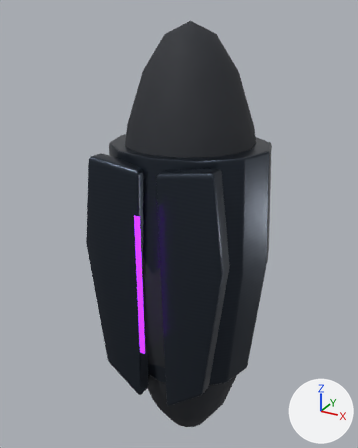
A saved change to the Blender file ArtSource/Heroes/VoidKnight/Modules/Cuisse_R.blend.
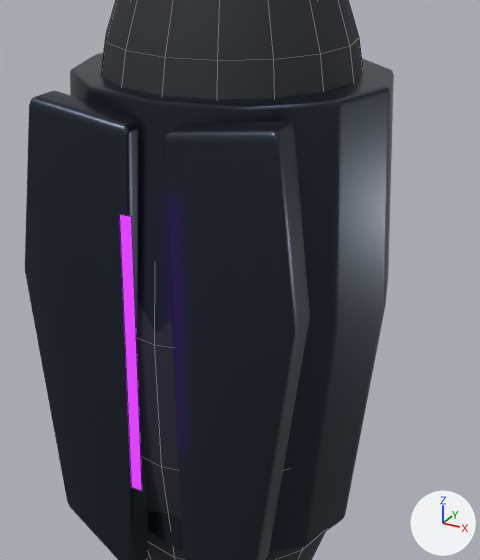
Old and new are each drawn whole from a 50 mm lens placed at (0.393, -0.484, 0.997), pointed at (0.132, -0.01, 0.759) and again close up on the part from 21% to 88% of the width and 24% to 87% of the height. Arrows for +X, +Y and +Z are at lower right; the lights stay in place. The last two pictures show the newer version. The close-ups show mesh edges as thin lines.

Names of what the first close-up shows: 'VK2_Cuisse_R', 'VK2_ThighLight_R', 'VK2_ThighPlate_R-1', 'VK2_ThighPlate_R1', 'VK_Undersuit_ThighR'.
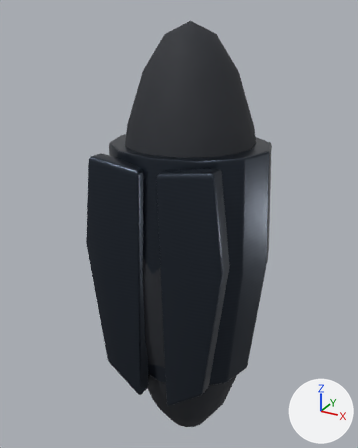
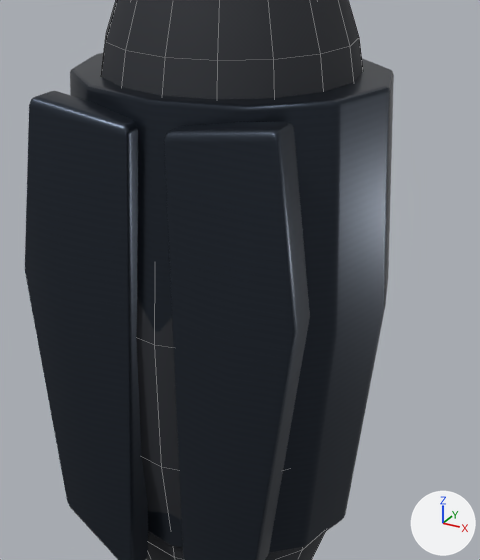
Location of each change, [x1, y1, x2, y2] in pixels of the close-ups (480 x 560 px):
'VK2_ThighLight_R', deleted (purple): before [119, 215, 142, 491]

The change in detail:
Object 'VK2_ThighLight_R' (ob_vk2_thighlight_r) is deleted.
